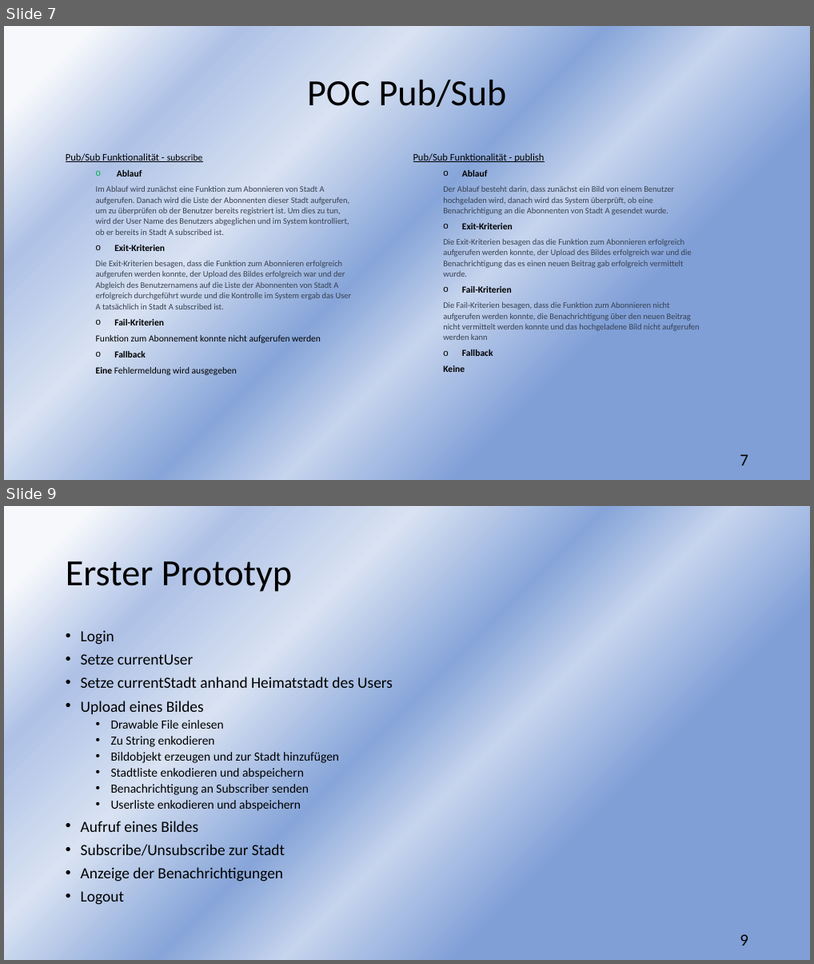
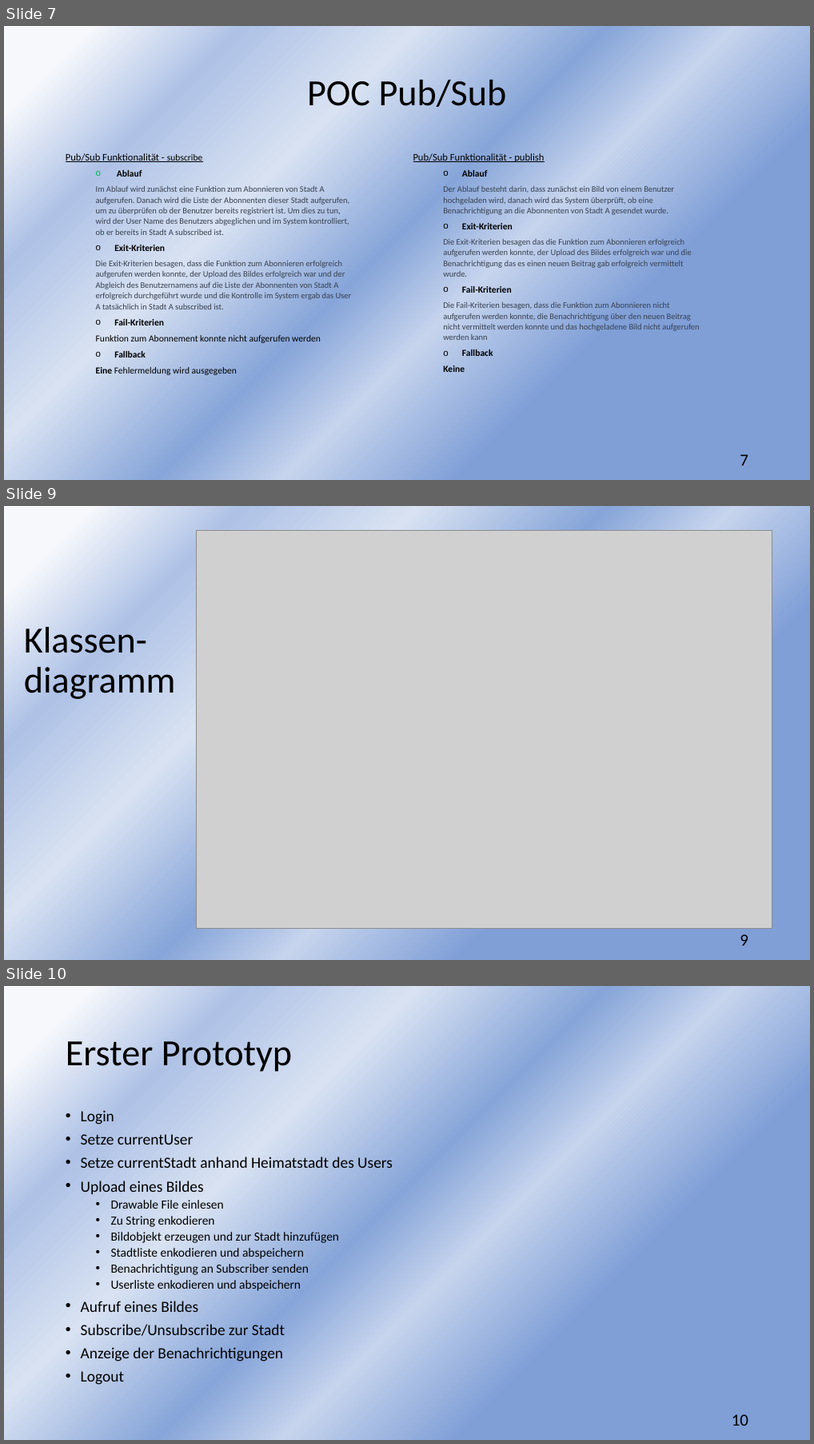
Before and after one commit to sebastiankoch10/EPWS2223HausenKochZimmer, a slide deck: Audits/EPWS2223HausenKochZimmer Audit 3.pptx. Shown one above the other, each under a label of ours: slides 7 and 9 before the commit, slides 7, 9 and 10 after it; the slides between them are not shown. The pictures are 814x964 and 814x1444 pixels, drawn with LibreOffice and Linux fonts; fonts in the diff are those of the drawing; grey boxes stand for pictures. Boxes give left, top, right and bottom in pixels: in the first picture for what was removed or moved away, otherwise in the second. Text is boxed around its words. In the diff, an @@ line names an element or a change of style, - is before the commit and + after.

```diff
--- a/Audits/EPWS2223HausenKochZimmer Audit 3.pptx
+++ b/Audits/EPWS2223HausenKochZimmer Audit 3.pptx
@@ slide 9 added at (4, 506, 810, 960), background gradient #F6F8FC to #AFC2E6 to #D8E2F2 to #87A5D9 to #C6D4ED to #809FD7 @@
@@ picture added at (196, 530, 773, 928) @@
@@ title added at (24, 622, 176, 699), 44 pt, text #000000 @@
+Klassen-diagramm
@@ page number added at (740, 934, 749, 945), 20 pt, text #000000 @@
+9
@@ what was slide 9 is now slide 10 @@
@@ page number at (732, 1414, 749, 1425): text changed @@
-9
+10
```
Also in this commit, not shown: 2 slides changed, 1 other slide added, 1 slide removed.
